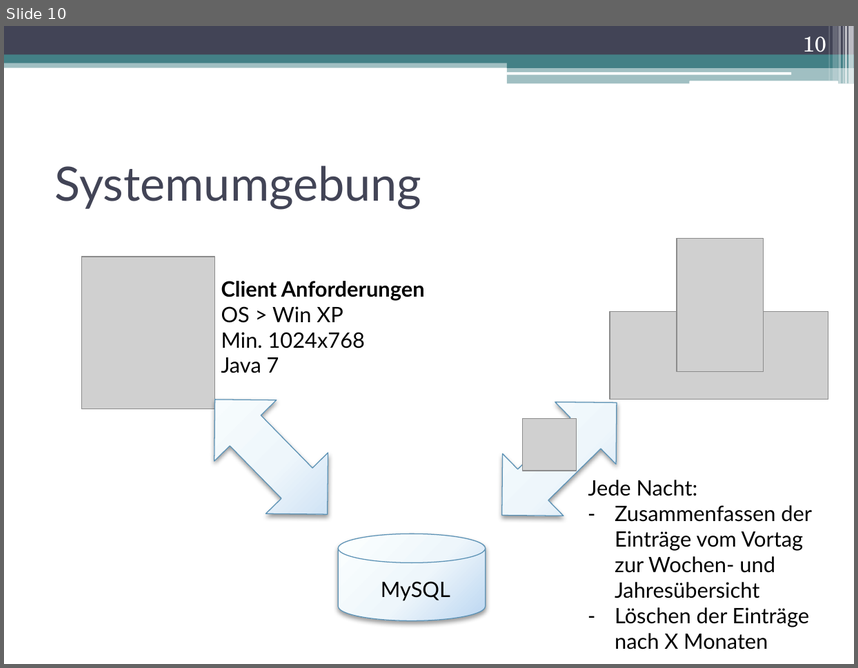
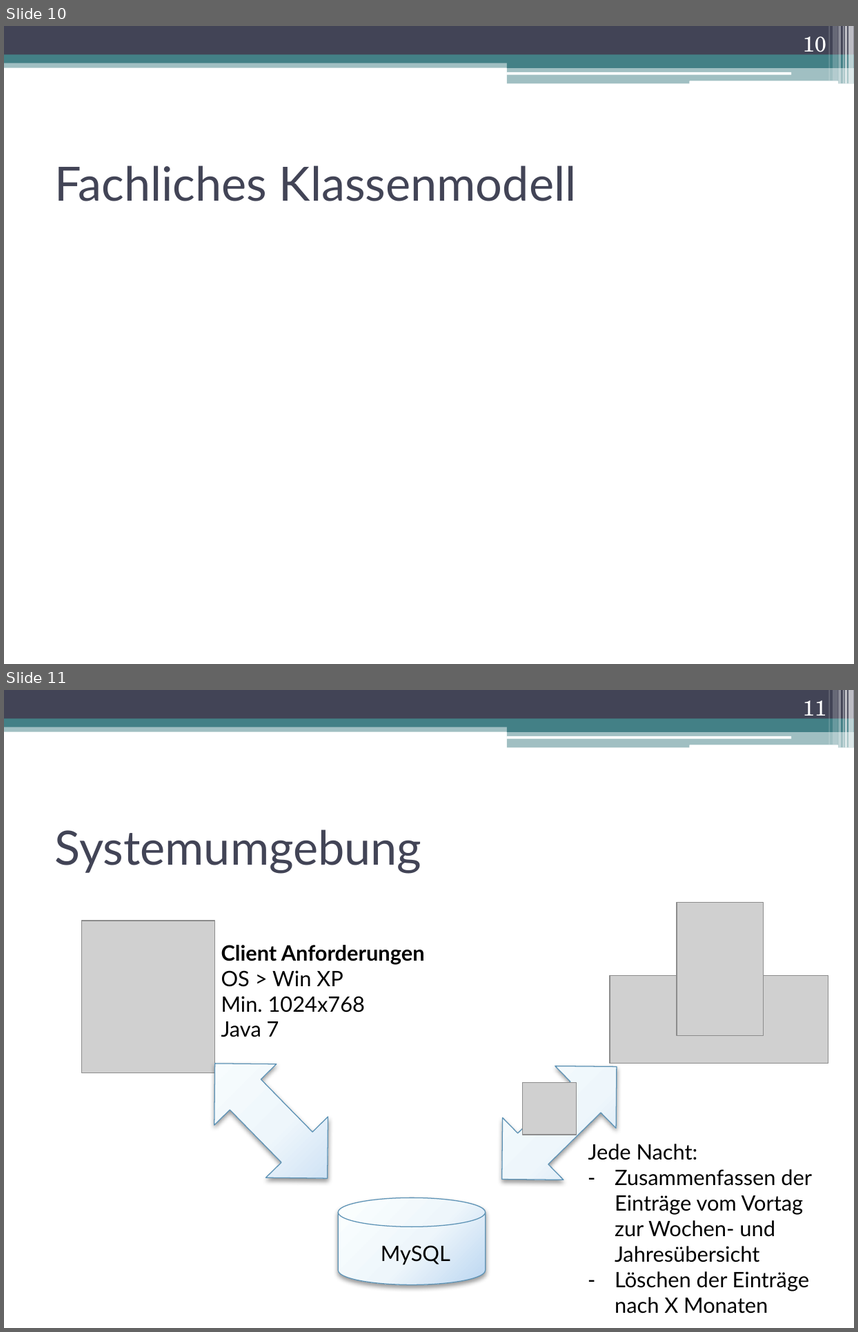
Before and after one commit to DanJoeHa/Fallstudie, a slide deck: Projektmanagement/Abschlusspräsentation.pptx. Shown one above the other, each under a label of ours: slide 10 before the commit, slides 10 and 11 after it. The pictures are 858x668 and 858x1332 pixels, drawn with LibreOffice and Linux fonts; fonts in the diff are those of the drawing; grey boxes stand for pictures. Boxes give left, top, right and bottom in pixels: in the first picture for what was removed or moved away, otherwise in the second. Text is boxed around its words. In the diff, an @@ line names an element or a change of style, - is before the commit and + after.

```diff
--- a/Projektmanagement/Abschlusspräsentation.pptx
+++ b/Projektmanagement/Abschlusspräsentation.pptx
@@ slide 10 added at [4, 26, 854, 664], background #FFFFFF; not listed: 13 template elements that a slide beside it also shows @@
@@ page number added at [803, 36, 826, 58], 18 pt, text #FFFFFF @@
+10
@@ title added at [55, 165, 577, 201], 40 pt, text #424456 @@
+Fachliches Klassenmodell
@@ what was slide 10 is now slide 11 @@
@@ page number at [803, 700, 826, 722]: text changed @@
-10
+11
```
Also in this commit, not shown: 2 slides changed.
